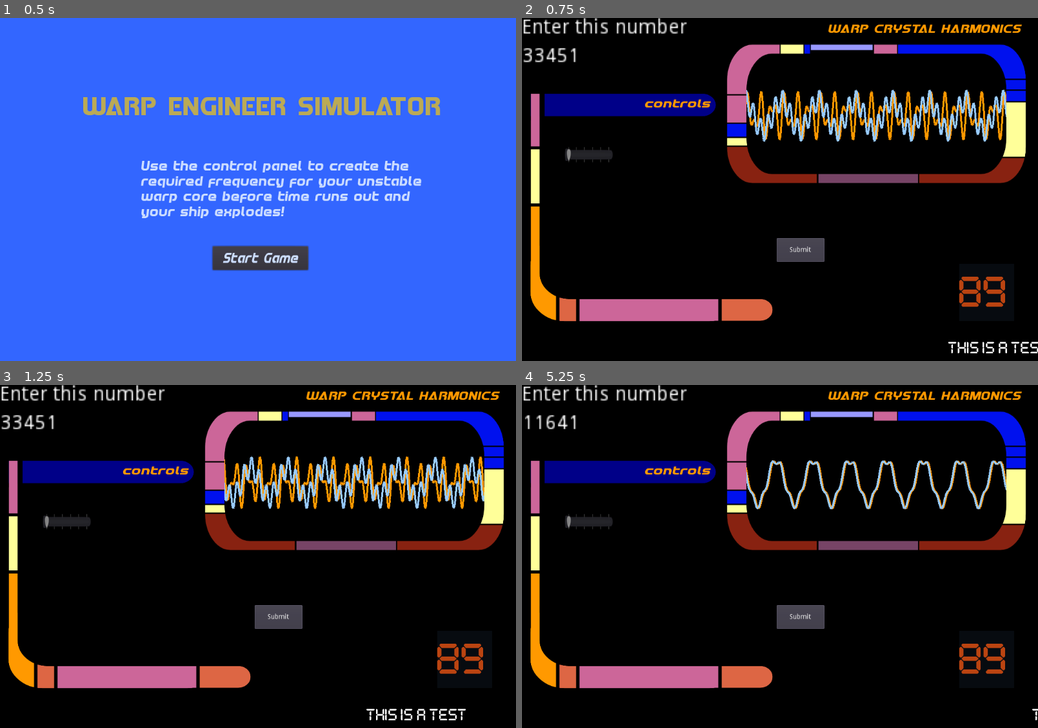
Above: before the commit, frames 1-4 (two rows, left to right).
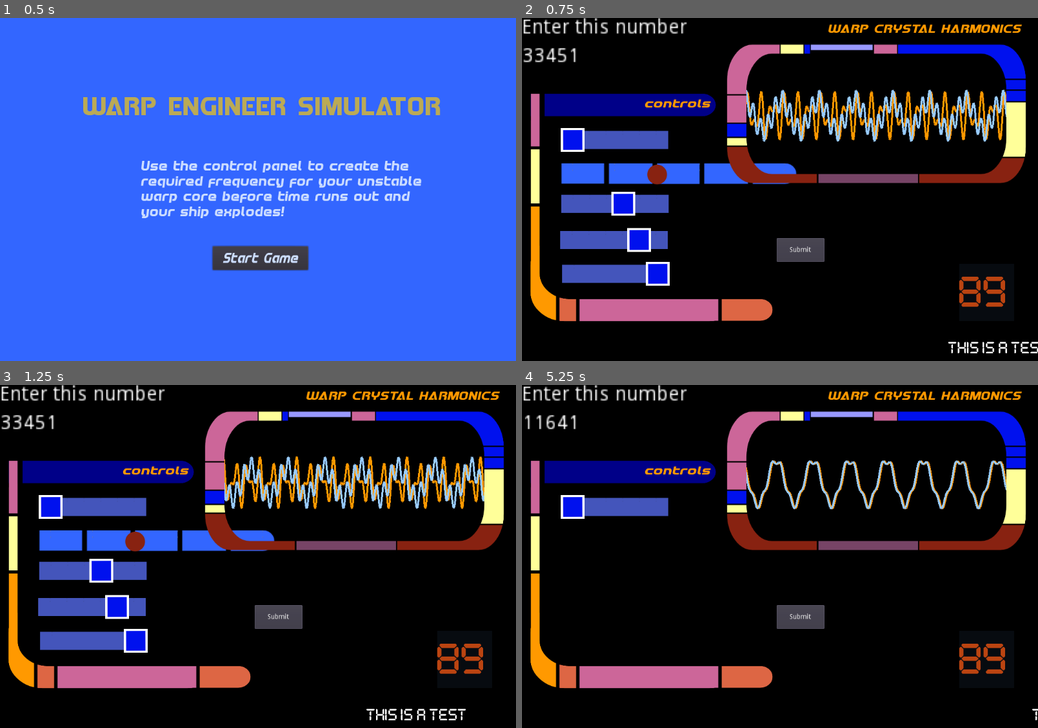
Above: after the commit, the same moments.

Repository: squiggle-at-squiggle/LDJam49
Game: Godot game, scene res://Scenes/Main.tscn
Two runs of this game, one before a commit and one after it. Both use one fixed random seed, a clock stepped at 60 frames per second and the inputs below.
Inputs:
- Up to frame 1 (0.5 s): no input
- Up to frame 2 (0.75 s): click "Start Game" at 0.5 s
- Up to frame 3 (1.25 s): no input
- Up to frame 4 (5.25 s): click "Submit" at 1.25 s; click "Submit" at 2 s; click "Submit" at 2.75 s; tap Enter at 3.5 s; tap Space at 4.25 s; click "Start Game" at 5 s

Frame 1 is identical in both runs. In frame 2, 7.3% of the frame differs, in the area x 7-54%, y 32-79%; in frame 3, 7.3%; in frame 4, 1.4%.

Commit message:
figuring out scaling

Diff:
--- a/Scenes/ControlPanel.tscn
+++ b/Scenes/ControlPanel.tscn
@@ -46,38 +46,34 @@
 line_color = "99CCFF"
 
 [node name="SliderOne" parent="Control" instance=ExtResource( 2 )]
-margin_left = 91.8492
-margin_top = 270.563
-margin_right = -863.151
-margin_bottom = -396.437
+margin_left = 82.3492
+margin_top = 227.063
+margin_right = -872.651
+margin_bottom = -439.937
 
 [node name="SliderTwo" parent="Control" instance=ExtResource( 5 )]
-visible = false
-margin_left = 63.0
-margin_top = 359.854
-margin_right = -892.0
-margin_bottom = -307.146
+margin_left = 82.0
+margin_top = 297.854
+margin_right = -873.0
+margin_bottom = -369.146
 
 [node name="SliderThree" parent="Control" instance=ExtResource( 7 )]
-visible = false
-margin_left = 95.3805
-margin_top = 427.318
-margin_right = -859.62
-margin_bottom = -239.682
+margin_left = 83.3805
+margin_top = 361.318
+margin_right = -871.62
+margin_bottom = -305.682
 
 [node name="SliderFour" parent="Control" instance=ExtResource( 8 )]
-visible = false
-margin_left = 100.941
-margin_top = 480.393
-margin_right = -850.059
-margin_bottom = -183.607
+margin_left = 80.941
+margin_top = 437.393
+margin_right = -870.059
+margin_bottom = -226.607
 
 [node name="SliderFive" parent="Control" instance=ExtResource( 9 )]
-visible = false
-margin_left = 99.5018
-margin_top = 536.151
-margin_right = -855.498
-margin_bottom = -130.849
+margin_left = 86.5018
+margin_top = 508.151
+margin_right = -868.498
+margin_bottom = -158.849
 
 [node name="Label" type="Label" parent="Control"]
 margin_left = 640.707
--- a/Scenes/SliderOne.tscn
+++ b/Scenes/SliderOne.tscn
@@ -1,6 +1,19 @@
-[gd_scene load_steps=2 format=2]
+[gd_scene load_steps=8 format=2]
 
 [ext_resource path="res://Code/SliderOne.gd" type="Script" id=1]
+[ext_resource path="res://Art/NewSliders/grabber2-highlight.png" type="Texture" id=2]
+[ext_resource path="res://Art/NewSliders/sliderbar2.png" type="Texture" id=3]
+[ext_resource path="res://Art/NewSliders/grabber5-sliderprogress2.png" type="Texture" id=4]
+
+[sub_resource type="StyleBoxTexture" id=1]
+texture = ExtResource( 3 )
+region_rect = Rect2( 0, 0, 450, 75 )
+
+[sub_resource type="StyleBoxTexture" id=2]
+texture = ExtResource( 4 )
+region_rect = Rect2( 0, 0, 100, 100 )
+
+[sub_resource type="StyleBoxEmpty" id=3]
 
 [node name="SliderOne" type="Control"]
 anchor_right = 1.0
@@ -14,9 +27,16 @@
 }
 
 [node name="HSlider" type="HSlider" parent="."]
-margin_right = 100.0
-margin_bottom = 16.0
-rect_scale = Vector2( 1, 2 )
+margin_left = 1.41422
+margin_top = 3.53552
+margin_right = 451.414
+margin_bottom = 103.536
+rect_scale = Vector2( 0.5, 0.5 )
+custom_icons/grabber_highlight = ExtResource( 2 )
+custom_icons/grabber = ExtResource( 2 )
+custom_styles/slider = SubResource( 1 )
+custom_styles/grabber_area_highlight = SubResource( 2 )
+custom_styles/grabber_area = SubResource( 3 )
 min_value = 1.0
 max_value = 6.0
 value = 1.0
